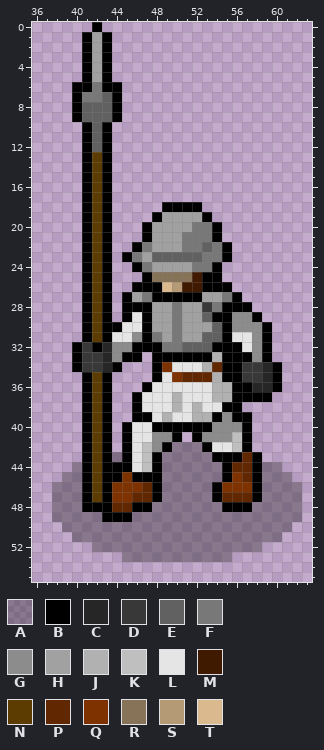
Sprite sheet -- Images/TileSets/HexaRealm/Units/Pikeman.png. Above, as it was before the edit.
The file is 64x68 pixels. Colours within 5 levels of each other are drawn and written as one. Shown: x 36..63, y 0..55.
Palette (. is transparent): A #0000004d  B #000000  C #262626  D #383838  E #616161  F #787878  G #8c8c8c  H #a1a1a1  J #b1b1b1  K #bfbfbf  L #e5e5e5  M #401a00  N #5c3c00  P #612700  Q #7d3200  R #877358  S #b59a76  T #d9b98d
The same view after the edit:
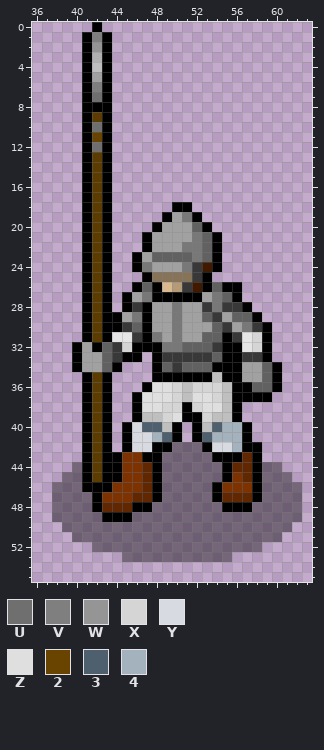
Colours new in this view: U #6f6f6f  V #7f7f7f  W #959595  X #d5d5d5  Y #d7dae0  Z #dfdfdf  2 #694400  3 #4e5f6e  4 #a4b2bd
Diff:
@@ palette @@
-A #0000004d
+A #00000066
@@ x 38..46 @@
  0 ....B....
- 1 ...BHB...
- 2 ...BHB...
- 3 ...BHB...
- 4 ...BHB...
+ 1 ...BVB...
+ 2 ...BWB...
+ 3 ...BJB...
+ 4 ...BKB...
  5 ...BHB...
- 6 ..BBFBB..
- 7 ..BFFEB..
- 8 ..BEEEB..
- 9 ..BEEEB..
-10 ...BEB...
-11 ...BEB...
-12 ...BEB...
+ 6 ...BVB...
+ 7 ...BUB...
+ 8 ...BBB...
+ 9 ...BNB...
+10 ...BUB...
+11 ...B2B...
+12 ...BUB...
 13 ...BNB...
@@ x 36..63 @@
 17 .....BNB....................
-18 .....BNB.....BBBB...........
-19 .....BNB....BHHHHB..........
-20 .....BNB...BHHHHFFB.........
-21 .....BNB...BHHHFFFB.........
-22 .....BNB..BFHHHFFEFB........
-23 .....BNB.BFHEEEEEFFB........
-24 .....BNB..BFHHHHFFB.........
-25 .....BNB...BRRRRMBB.........
-26 .....BNB..BBBTSMMBBB........
-27 .....BNB.BHFBBBBBHHFB.......
-28 .....BNB.BBBHHFHHDFBBB......
-29 .....BNB.BLBHHFHHEBBGGB.....
-30 .....BNBBLLBHHFHHHEBGGGB....
-31 .....BNBLLGBFHFHHEEBLLGB....
-32 ....BDBCGGBBBFFEEEBBBLGB....
-33 ....BDDCGBB.BBBBBBJBBBGB....
-34 ....BDDCB...BQLLLJPBBDDCB...
-35 .....BNB....BLQPPPJBBDDCB...
-36 .....BNB...BLLLLLLJJBBCCB...
-37 .....BNB..BLLLJLLLJJBBBB....
-38 .....BNB..BLLLJLJLLBB.......
-39 .....BNB..BBLJLLJJBGBB......
-40 .....BNB.BLLBBBBBBGGGB......
-41 .....BNB.BLLGGB.BGGGKB......
-42 .....BNB.BLKGBAAABLLKB......
-43 .....BNBABLKBAAAAABBBPB.....
-44 ....ABNBBBLKBAAAAAABPPBAA...
-45 ...AABNBBQBBBAAAAAABQPBAAA..
-46 ..AAABNBQQQPBAAAAABQQQBAAAA.
-47 ..AAABNBQQPPBAAAAABPPPBAAAA.
-48 ..AAABBBPPBBAAAAAAABBBAAAAA.
+18 .....BNB......BB............
+19 .....BNB.....BHFB...........
+20 .....BNB....BHHHEB..........
+21 .....BNB...BHHHHFEB.........
+22 .....BNB...BHHHFFEB.........
+23 .....BNB..BHEEEEFEB.........
+24 .....BNB..BFHHHFDMB.........
+25 .....BNB...BRRRRDB..........
+26 .....BNB..BEBTSDMBEBB.......
+27 .....BNB.BHFBBBBBHFEB.......
+28 .....BNB.BDBHHFHHDFDDB......
+29 .....BNBBHFBHHFHHEDHEEB.....
+30 .....BNBBDEBHHFHHHEDHFDB....
+31 .....BNBLLDBFHFHHEEBDLXB....
+32 ....BHBEDXBBBFFEEEDBBLXB....
+33 ....BHHEDBB.BDDDDDEBBDDB....
+34 ....BHHEB...BEDEEEBBBHHEB...
+35 .....BNB....BBBBBBKBBHHEB...
+36 .....BNB...BZZXKXXXKBBEEB...
+37 .....BNB..BZZZXKZZXKBBBB....
+38 .....BNB..BZZXXBXZZKB.......
+39 .....BNB..BKKXZBBXKKB.......
+40 .....BNB.BY33KB.BK344B......
+41 .....BNB.BYY43B.B3444B......
+42 .....BNB.BYYBBAAABYY4BB.....
+43 .....BNBBQQBBAAAAABBBPB.....
+44 ....ABNBBQQPBAAAAAABPPBAA...
+45 ...AABNBBQQPBAAAAAABQPBAAA..
+46 ..AAABBBQQQPBAAAAABQQQBAAAA.
+47 ..AAAABQQQPPBAAAAABPPPBAAAA.
+48 ..AAAABPPPBBAAAAAAABBBAAAAA.
 49 ..AAAAABBBAAAAAAAAAAAAAAAAA.
Where, in picture pixels (left, top, right, bottom), the same in both pictures:
changed: (72, 32, 122, 152)
changed: (52, 202, 302, 562)
